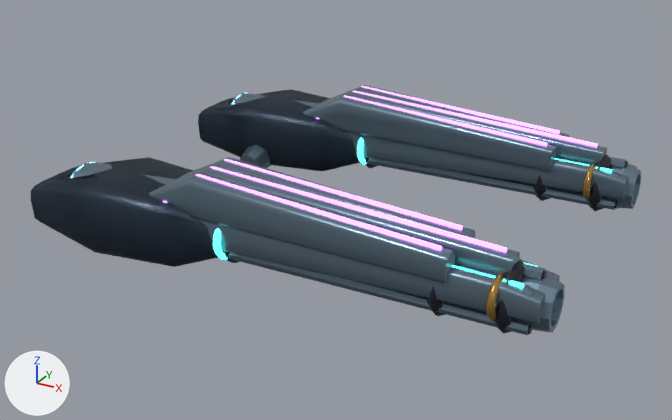
The glTF model art/blender/fittings/spectre/mount.glb as it was, and as the next commit left it.
Camera for both pictures: a camera (50 mm lens) standing at (24.4, -28.1, 14.3) and looking at (9.3, -0.6, 0.5). The axes (+X, +Y, +Z) are drawn at lower left. The lights are the same throughout. The older version comes first. Where no turn or scale is listed for an object, it has been applied to the vertices.

Names of what the first picture shows: 'm_array Brushed fitting edges', 'm_array m_array emitter', 'm_heavy Brushed fitting edges', 'm_rotary Brushed fitting edges', 'm_rotary Machined graphite', 'm_siege Brushed fitting edges', 'm_siege Champagne gold edging', 'm_siege Fitting gunmetal', 'm_siege m_siege emitter' and 2 more.
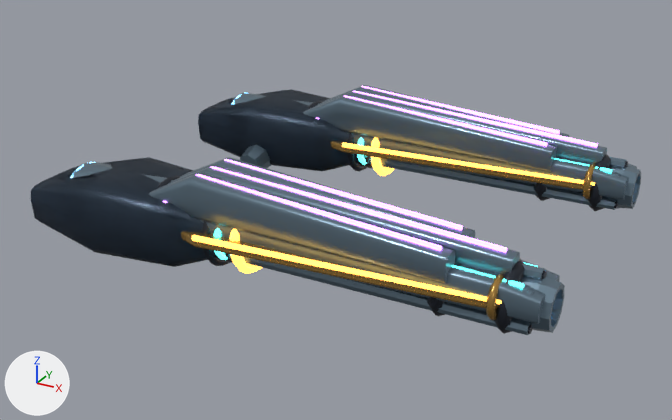
Changed parts and their boxes (x1, y1, x2, y2) in the pictures (672 x 420 px):
'm_solarfang Champagne gold edging', added (mostly hidden)
    after: (181, 141, 591, 309)
'm_solarfang m_solarfang emitter', added (mostly hidden)
    after: (191, 137, 595, 304)
'm_solarfang Machined graphite', added (mostly hidden)
    after: (158, 101, 367, 266)

The edits, one by one:
Material 'm_solarfang emitter' (mat_m_solarfang_emitter) is new.
Its base color is (1.0, 0.47, 0.08) (orange #ffb650).
Its metallic is 0.1.
Its roughness is 0.28.
Its emission color is (1.0, 0.47, 0.08) (orange #ffb650).
Its emission strength is 2.8.
Mesh me_solar_heat_sink_fin is new.
It has 576 vertices, 1168 faces and spans x -1.32..1.32, y -6.35..6.35, z -1.35..1.35.
It uses material mat_machined_graphite (dark blue #232934).
Mesh me_hot_inner_lip_014 is new.
It has 960 vertices, 1920 faces and spans x -5.66..5.66, y -6.92..6.92, z -1.35..1.35.
It uses material mat_m_solarfang_emitter (orange #ffb650, glowing orange #ffb650).
Mesh me_solar_fang is new.
It has 160 vertices, 304 faces and spans x -6.21..6.21, y -6.82..6.82, z -0.22..0.22.
It uses material mat_champagne_gold_edging (orange #b68e49).
Object 'm_solarfang Machined graphite' (ob_m_solarfang_machined_graphite) is new; it shows me_solar_heat_sink_fin.
Its location is (6.35, 0.0, 1.23).
Object 'm_solarfang m_solarfang emitter' (ob_m_solarfang_m_solarfang_emitter) is new; it shows me_hot_inner_lip_014.
Its location is (11.84, 0.0, 1.23).
Object 'm_solarfang Champagne gold edging' (ob_m_solarfang_champagne_gold_edging) is new; it shows me_solar_fang.
Its location is (11.25, 0.0, 1.35).
